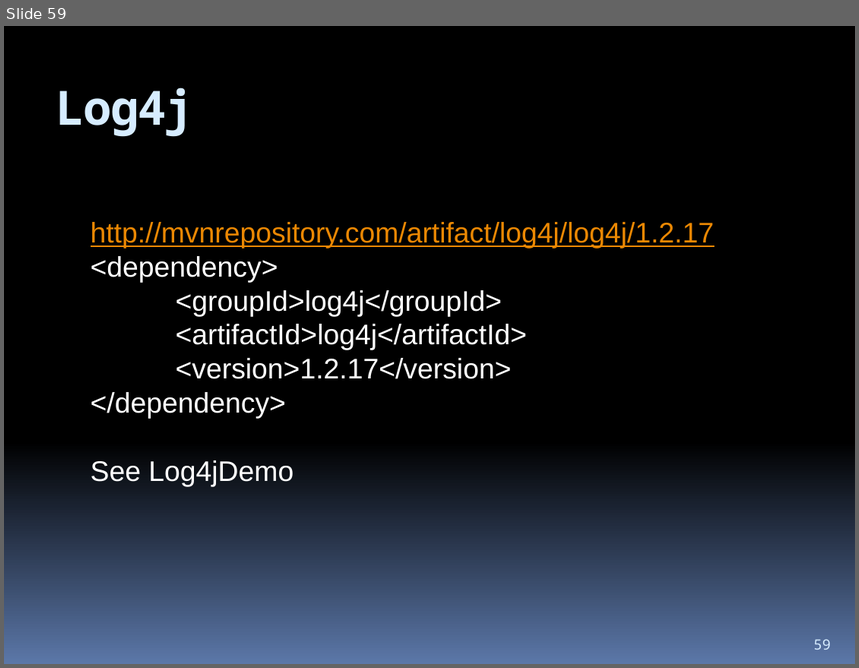
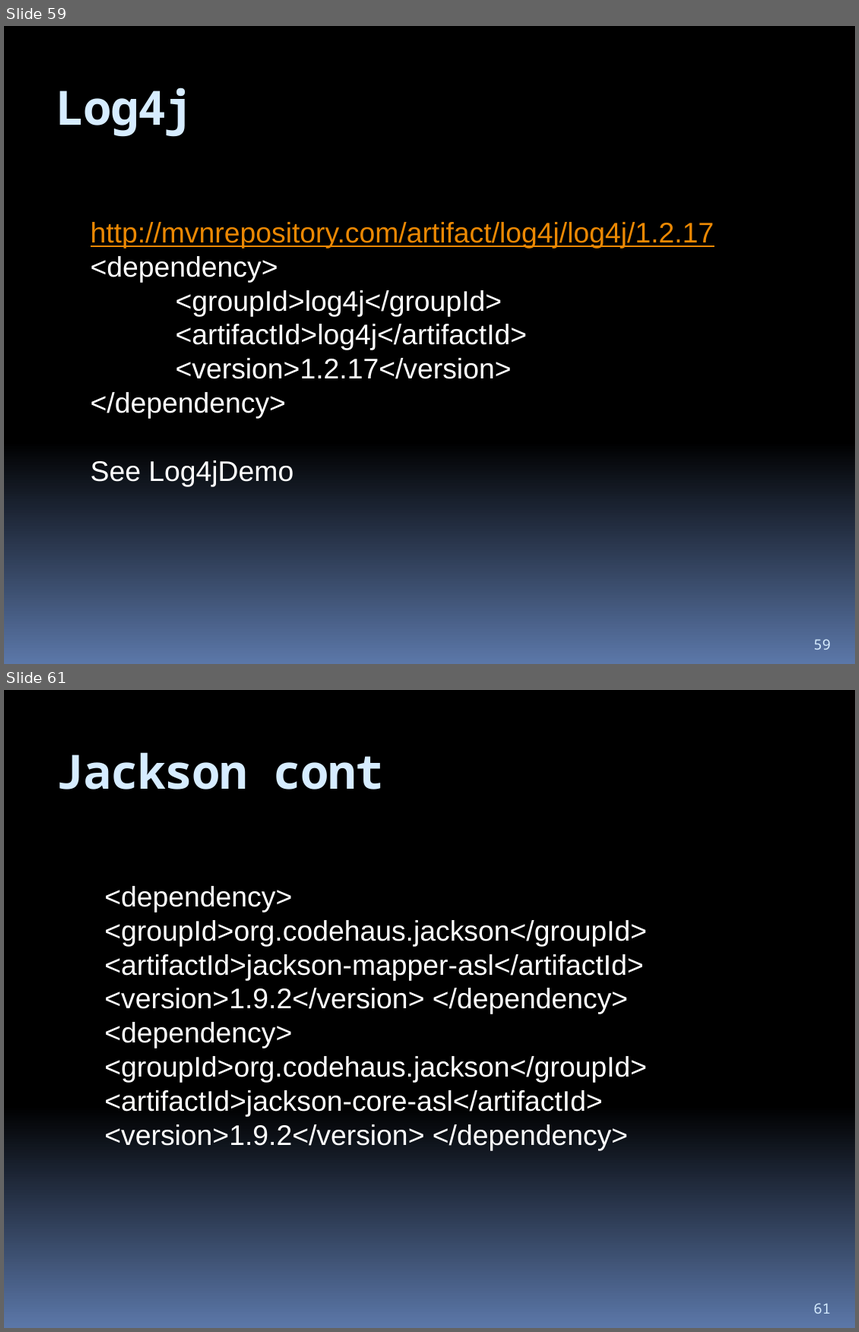
Before and after one commit to hchan/comp2613, a slide deck: coursePresentation.pptx. Shown one above the other, each under a label of ours: slide 59 before the commit, slides 59 and 61 after it; the slides between them are not shown. The pictures are 859x668 and 859x1332 pixels, drawn with LibreOffice and Linux fonts; fonts in the diff are those of the drawing. Boxes give left, top, right and bottom in pixels: in the first picture for what was removed or moved away, otherwise in the second. Text is boxed around its words. In the diff, an @@ line names an element or a change of style, - is before the commit and + after.

```diff
--- a/coursePresentation.pptx
+++ b/coursePresentation.pptx
@@ slide 61 added at (4, 690, 855, 1328), background gradient #000000 to #5B77A8 @@
@@ title added at (56, 752, 384, 790), 40 pt, text #D6ECFF, bold @@
+Jackson cont
@@ text added at (104, 886, 647, 1151), 24 pt, text #FFFFFF @@
+<dependency> <groupId>org.codehaus.jackson</groupId> <artifactId>jackson-mapper-asl</artifactId> <version>1.9.2</version> </dependency> <dependency> <groupId>org.codehaus.jackson</groupId> <artifactId>jackson-core-asl</artifactId> <version>1.9.2</version> </dependency>
@@ page number added at (814, 1303, 831, 1314), 12 pt, text #D6ECFF @@
+61
```
Also in this commit, not shown: 3 other slides added, 6 other files.
